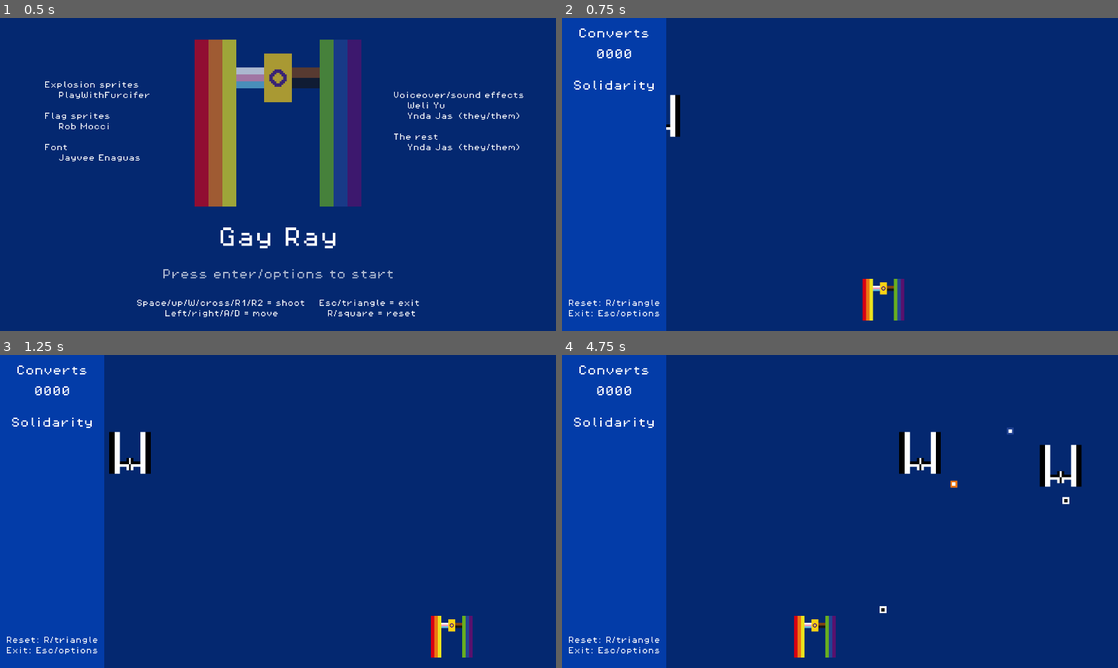
Above: before the commit, frames 1-4 (two rows, left to right).
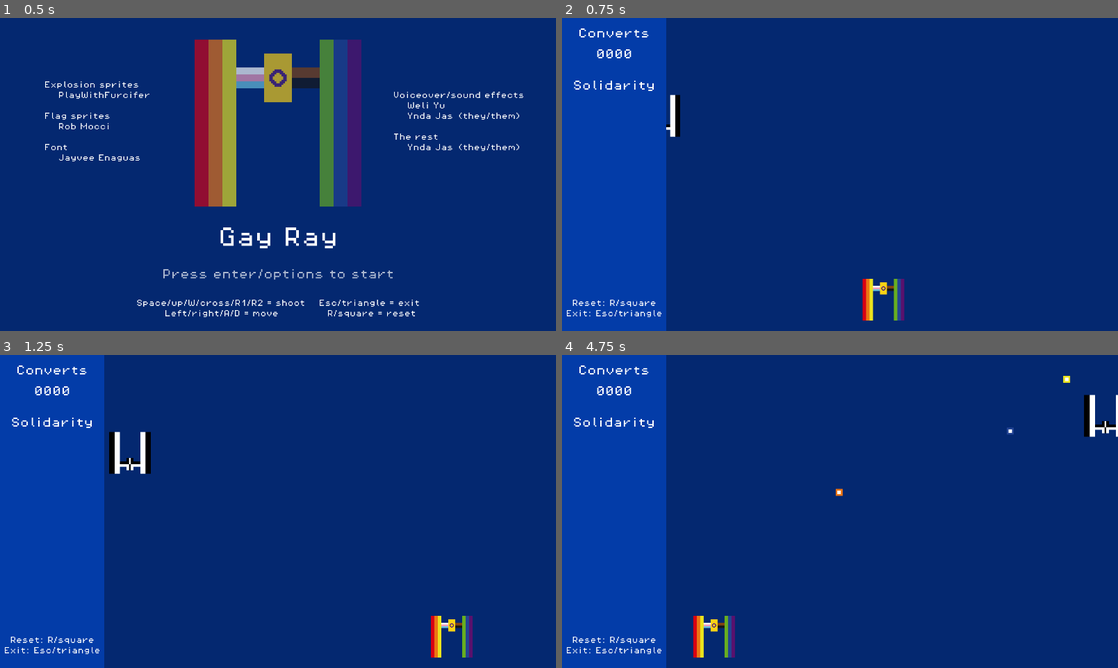
Above: after the commit, the same moments.

Repository: yndajas/qgjam-2023
Game: Godot game, scene res://scenes/menu.tscn
Two runs of this game, one before a commit and one after it. Both use one fixed random seed, a clock stepped at 60 frames per second and the inputs below. The project has no main scene, so this scene is started directly.
Inputs:
- Up to frame 1 (0.5 s): no input
- Up to frame 2 (0.75 s): tap Enter (start_game) at 0.5 s; hold Right (move_right) from 0.53 s (still down); hold Enter (start_game) from 0.53 s (still down)
- Up to frame 3 (1.25 s): keep holding Right (move_right); keep holding Enter (start_game)
- Up to frame 4 (4.75 s): release Right (move_right) at 1.28 s; release Enter (start_game) at 1.28 s; hold Left (move_left) 1.28-2.03 s; tap Space (fire) at 1.35 s; tap Enter (start_game) at 1.55, 2.85, 3.8, 4.35 s; hold Enter (start_game) 2.03-2.78 s; hold Right (move_right) 2.03-3.53 s; hold Space (fire) 3.53-4.28 s; hold Left (move_left) from 3.53 s (still down); tap R (reset, bound only after the commit) at 4.15 s

Frame 1 is identical in both runs. In frame 2, 0.3% of the frame differs, in the area x 0-18%, y 90-96%; in frame 3, 0.3%; in frame 4, 3.4%, in the area x 0-100%, y 6-97%.

Commit message:
Handle exit/reset actions

Diff:
--- a/project.godot
+++ b/project.godot
@@ -52,13 +52,13 @@
 , Object(InputEventJoypadMotion,"resource_local_to_scene":false,"resource_name":"","device":-1,"axis":5,"axis_value":1.0,"script":null)
 ]
 }
-restart={
+reset={
 "deadzone": 0.5,
 "events": [Object(InputEventKey,"resource_local_to_scene":false,"resource_name":"","device":-1,"window_id":0,"alt_pressed":false,"shift_pressed":false,"ctrl_pressed":false,"meta_pressed":false,"pressed":false,"keycode":82,"physical_keycode":0,"key_label":0,"unicode":114,"echo":false,"script":null)
 , Object(InputEventJoypadButton,"resource_local_to_scene":false,"resource_name":"","device":-1,"button_index":2,"pressure":0.0,"pressed":false,"script":null)
 ]
 }
-return_to_main_menu={
+exit={
 "deadzone": 0.5,
 "events": [Object(InputEventKey,"resource_local_to_scene":false,"resource_name":"","device":-1,"window_id":0,"alt_press …(182 unchanged characters)…
 , Object(InputEventJoypadButton,"resource_local_to_scene":false,"resource_name":"","device":-1,"button_index":3,"pressure":0.0,"pressed":false,"script":null)
--- a/scenes/main.tscn
+++ b/scenes/main.tscn
@@ -62,8 +62,8 @@
 theme_override_constants/line_separation = 8
 theme_override_font_sizes/normal_font_size = 16
 bbcode_enabled = true
-text = "[center]Reset: R/triangle
-Exit: Esc/options"
+text = "[center]Reset: R/square
+Exit: Esc/triangle"
 
 [node name="SfxPlayer" type="AudioStreamPlayer" parent="."]
 
--- a/scripts/main.gd
+++ b/scripts/main.gd
@@ -22,6 +22,13 @@
 	prepare_information_panel()
 	spawn_enemy()
 	player.connect("hit", on_player_hit)
+
+
+func _physics_process(_delta: float) -> void:
+	if Input.is_action_pressed("exit"):
+		get_tree().change_scene_to_file("res://scenes/menu.tscn")
+	elif Input.is_action_pressed("reset"):
+		get_tree().reload_current_scene()
 
 
 func _on_enemy_spawn_timer_timeout() -> void:
--- a/scripts/menu.gd
+++ b/scripts/menu.gd
@@ -9,6 +9,8 @@
 func _physics_process(delta: float) -> void:
 	if Input.is_action_pressed("start_game"):
 		get_tree().change_scene_to_file("res://scenes/main.tscn")
+	elif Input.is_action_just_pressed("exit") and OS.has_feature("pc"):
+		get_tree().quit()
 
 	if alpha == 0:
 		alpha_decreasing = false
